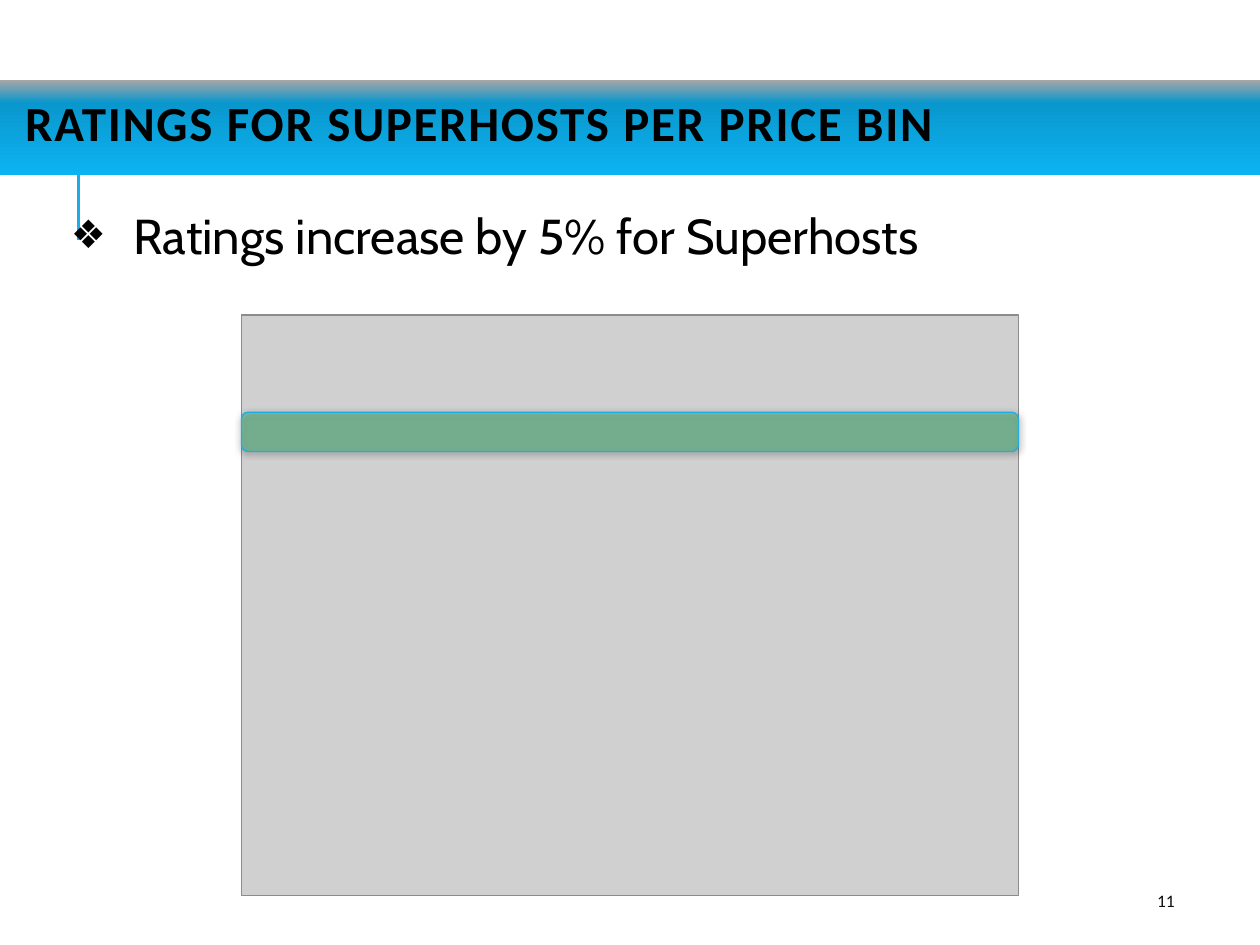
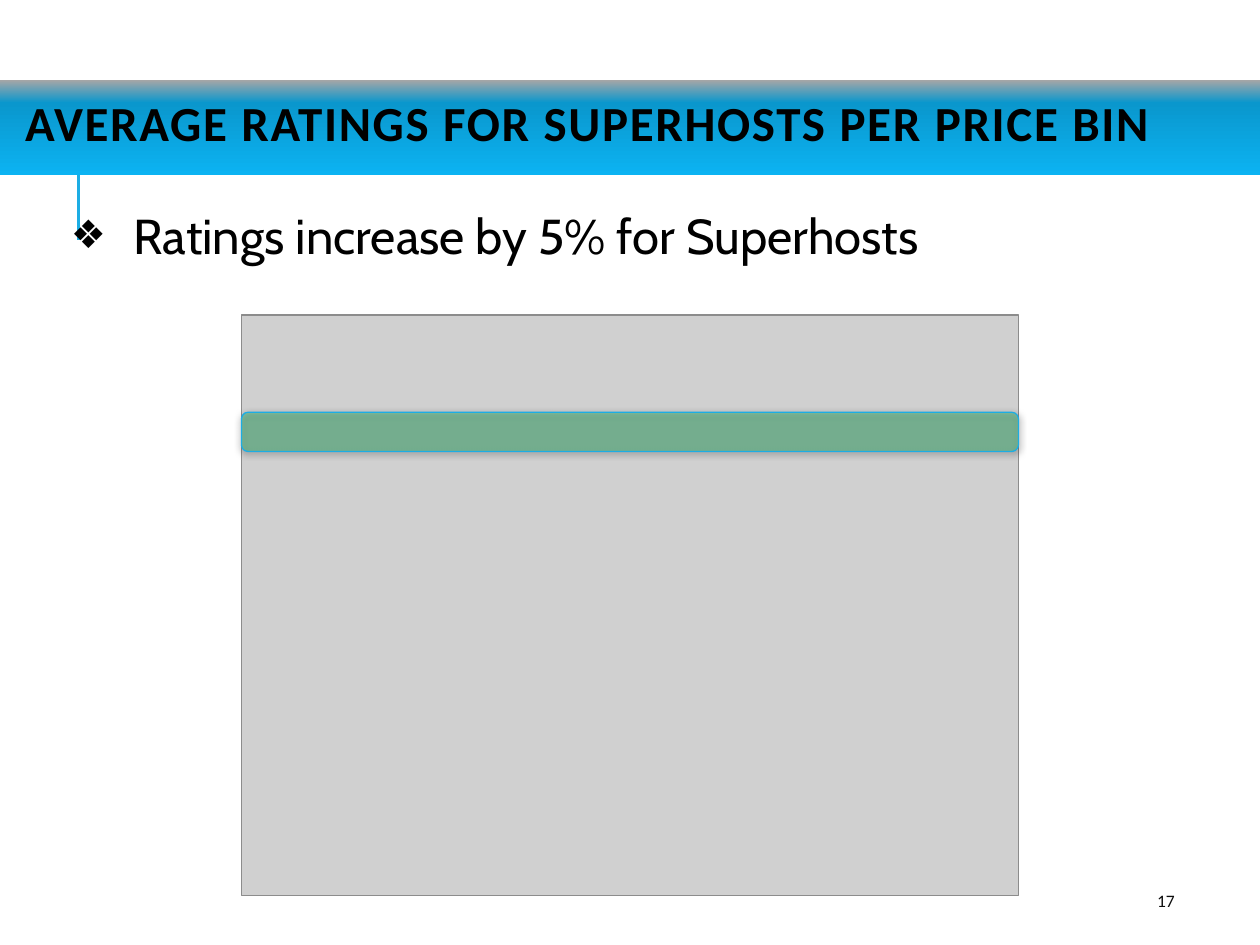
Before and after one commit to jaminiowa/Group-1-Project, a slide deck: slide 17 of Group1 Project - AirBnb Analysis.pptx (slide 11 before the commit). Drawn at 1260x945 pixels with LibreOffice and Linux fonts; fonts in the diff are those of the drawing; grey boxes stand for pictures. Boxes give left, top, right and bottom in pixels: in the first picture for what was removed or moved away, otherwise in the second. Text is boxed around its words. In the diff, an @@ line names an element or a change of style, - is before the commit and + after.

```diff
--- a/Group1 Project - AirBnb Analysis.pptx
+++ b/Group1 Project - AirBnb Analysis.pptx
@@ title at (x1=25, y1=109, x2=1148, y2=142): text changed @@
-RATINGS FOR SUPERHOSTS PER PRICE BIN
+AVERAGE RATINGS FOR SUPERHOSTS PER PRICE BIN
@@ page number at (x1=1157, y1=895, x2=1175, y2=907): text changed @@
-11
+17
```
Also in this commit, not shown: 5 other slides changed, 12 slides added, 2 slides removed.
